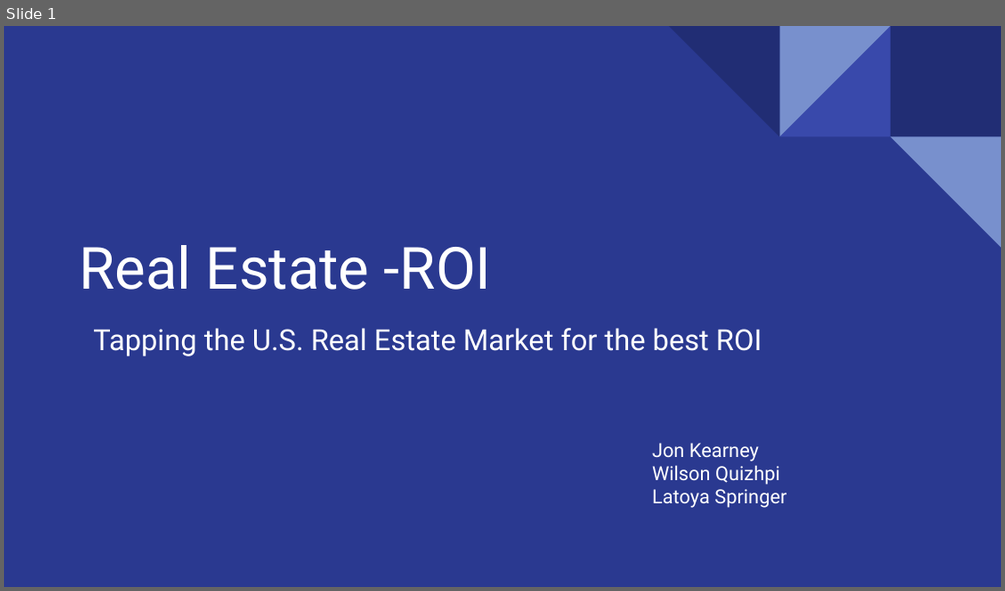
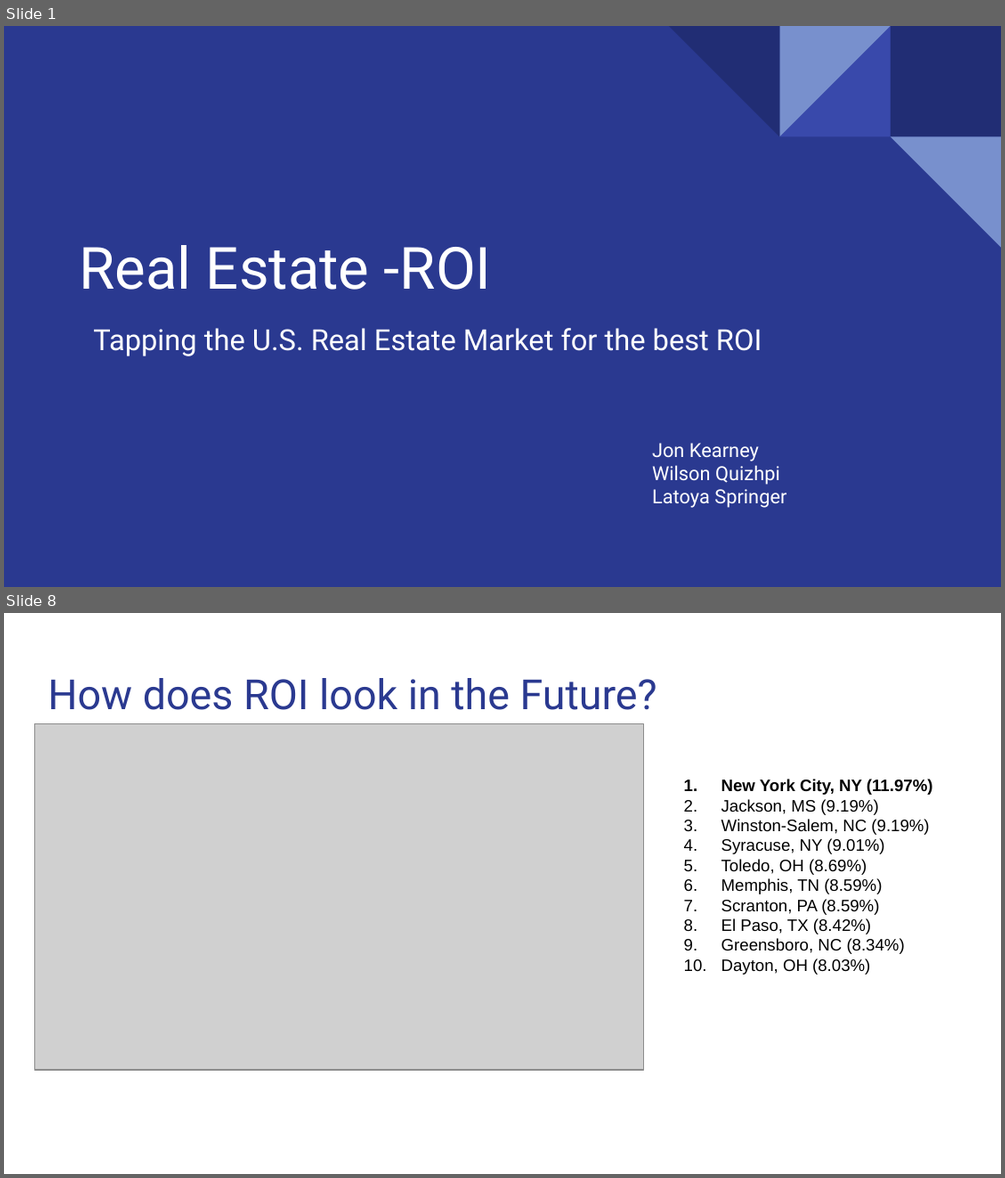
Before and after one commit to quizh001/Project-One, a slide deck: Case study.pptx. Shown one above the other, each under a label of ours: slide 1 before the commit, slides 1 and 8 after it; the slides between them are not shown. The pictures are 1005x591 and 1005x1178 pixels, drawn with LibreOffice and Linux fonts; fonts in the diff are those of the drawing; grey boxes stand for pictures. Boxes give left, top, right and bottom in pixels: in the first picture for what was removed or moved away, otherwise in the second. Text is boxed around its words. In the diff, an @@ line names an element or a change of style, - is before the commit and + after.

```diff
--- a/Case study.pptx
+++ b/Case study.pptx
@@ slide 8 added at <box>4,613,1001,1174</box>, background #FFFFFF @@
@@ title added at <box>48,678,657,710</box>, 30 pt, text #2A3990 @@
+How does ROI look in the Future?
@@ picture added at <box>34,723,643,1070</box> @@
@@ text added at <box>721,779,933,974</box>, 12 pt, text #000000 @@
+1. New York City, NY (11.97%)
+2. Jackson, MS (9.19%)
+3. Winston-Salem, NC (9.19%)
+4. Syracuse, NY (9.01%)
+5. Toledo, OH (8.69%)
+6. Memphis, TN (8.59%)
+7. Scranton, PA (8.59%)
+8. El Paso, TX (8.42%)
+9. Greensboro, NC (8.34%)
+10. Dayton, OH (8.03%)
```
Also in this commit, not shown: 3 slides changed, 6 other slides added, 3 slides removed.
